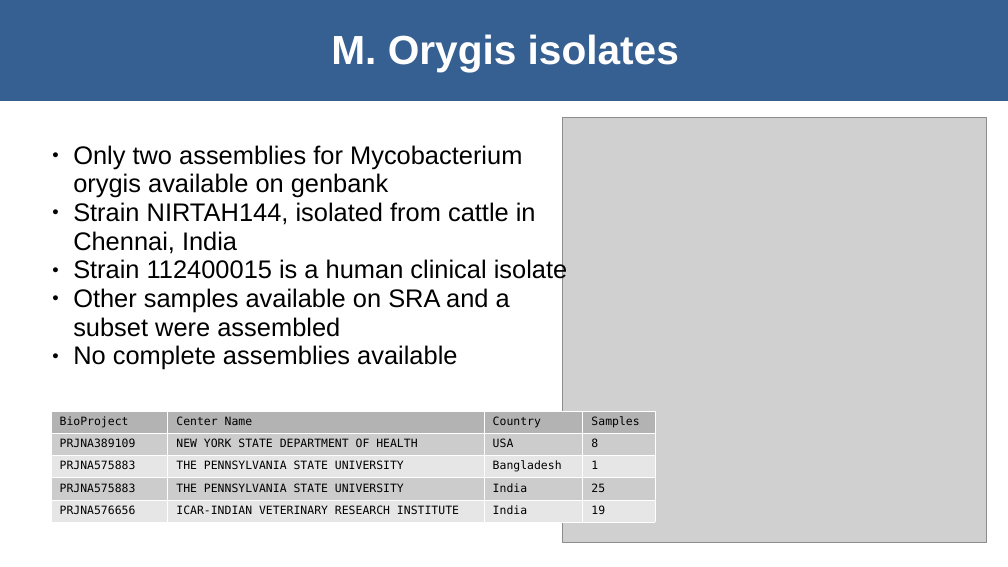
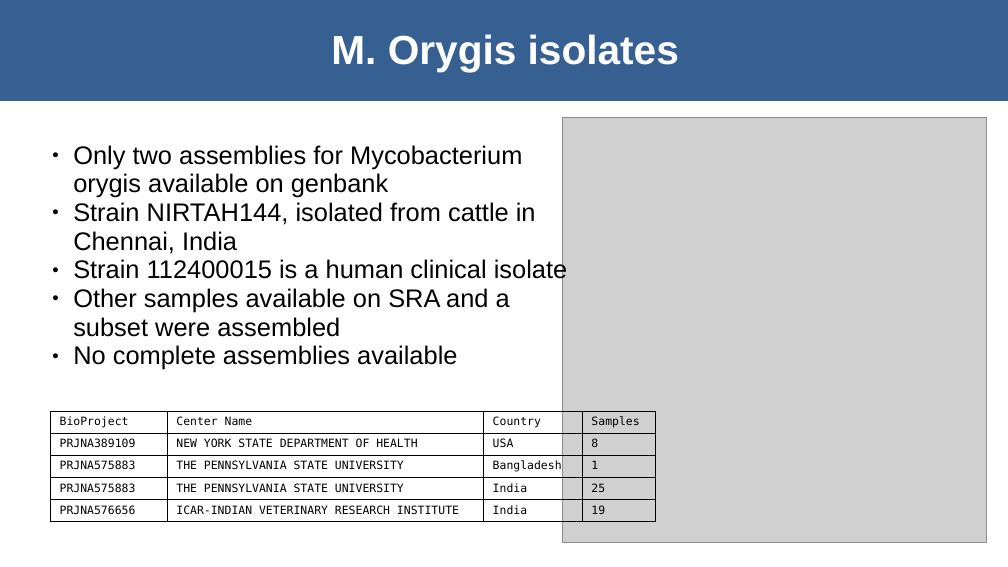
Before and after one commit to dmnfarrell/mtbdiff, a slide deck: slide 10 of orygis_project/talk_nov19.odp (slide 9 before the commit). Drawn at 1008x567 pixels with LibreOffice and Linux fonts; fonts in the diff are those of the drawing; grey boxes stand for pictures. Boxes give left, top, right and bottom in pixels: in the first picture for what was removed or moved away, otherwise in the second. Text is boxed around its words. In the diff, an @@ line names an element or a change of style, - is before the commit and + after.

```diff
--- a/orygis_project/talk_nov19.odp
+++ b/orygis_project/talk_nov19.odp
@@ table at box(50, 412, 655, 521) @@
@@ fill #B3B3B3 to none in row 1 @@
@@ fill #CCCCCC to none in 8 cells @@
@@ fill #E6E6E6 to none in 8 cells @@
@@ borders changed @@
```
Also in this commit, not shown: 2 other slides changed, 3 other files.
